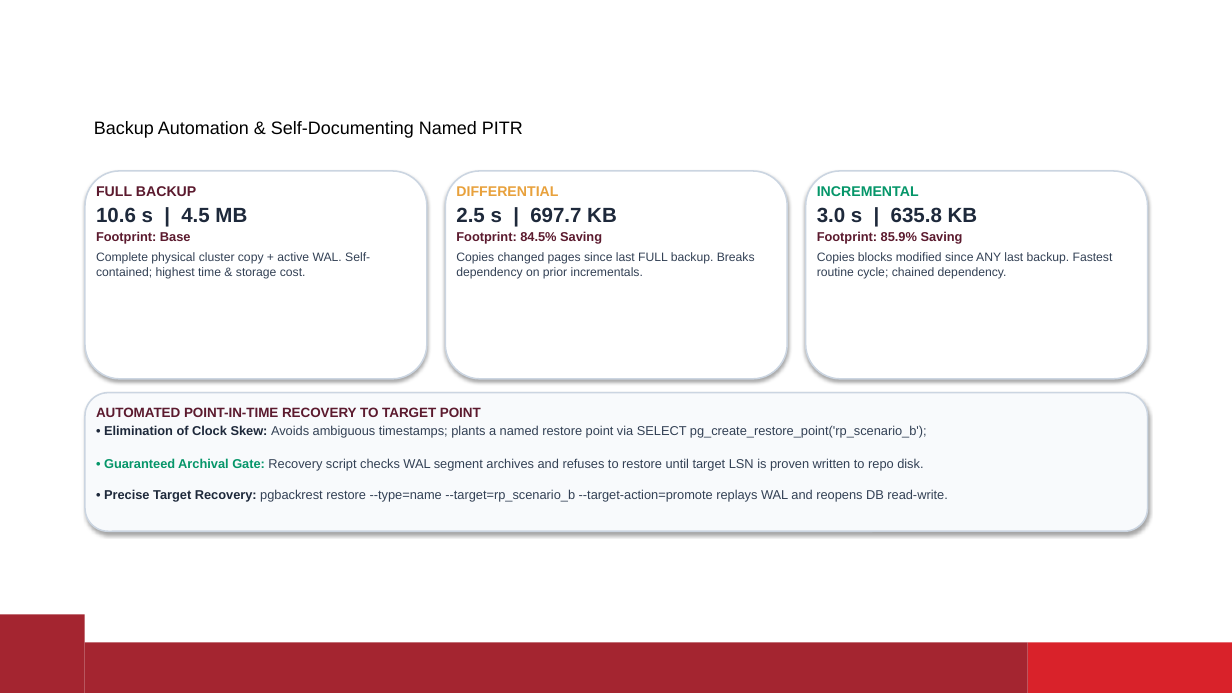
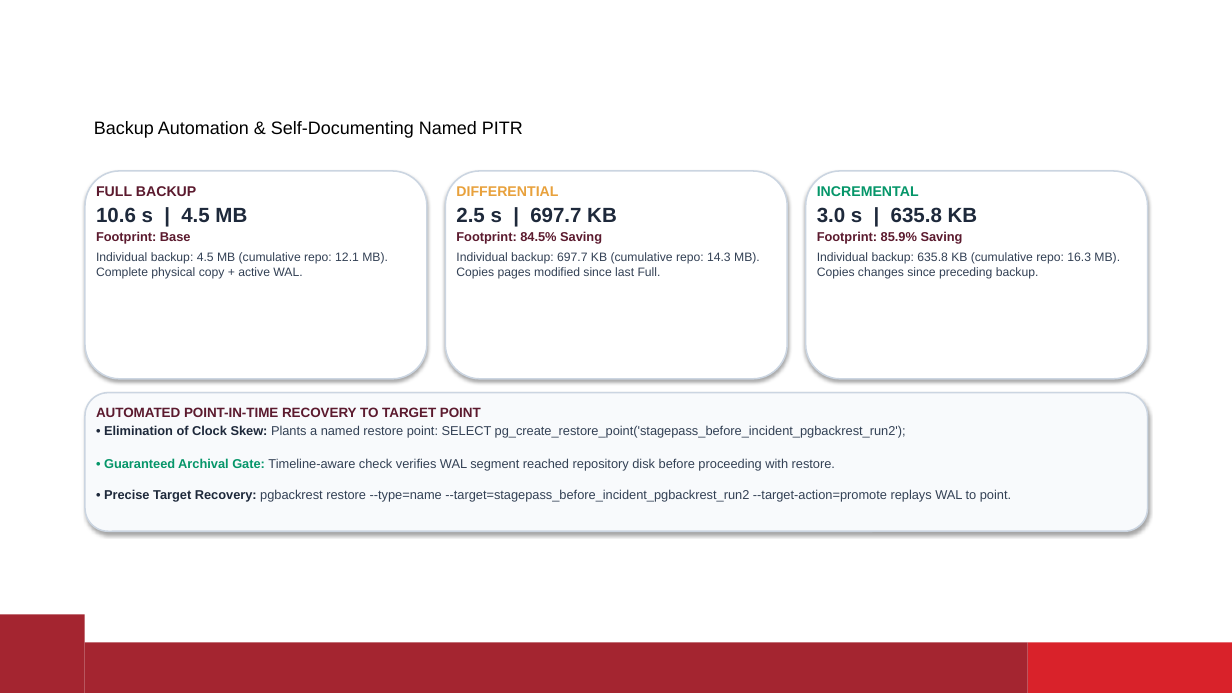
Before and after one commit to Aaryan-Sharma-5/devops_ia, a slide deck: slide 7 of docs/pgbackrest_ia_presentation.pptx. Drawn at 1232x693 pixels with LibreOffice and Linux fonts; fonts in the diff are those of the drawing; background and template pictures are left out. Boxes give left, top, right and bottom in pixels: in the first picture for what was removed or moved away, otherwise in the second. Text is boxed around its words. In the diff, an @@ line names an element or a change of style, - is before the commit and + after.

Commit message:
fix: address critical pre-submission review corrections for RPO claims, storage separation, and recovery guard assertions

```diff
--- a/docs/pgbackrest_ia_presentation.pptx
+++ b/docs/pgbackrest_ia_presentation.pptx
@@ text at [96, 252, 388, 279]: text changed @@
-Complete physical cluster copy + active WAL. Self-contained; highest time & storage cost.
+Individual backup: 4.5 MB (cumulative repo: 12.1 MB). Complete physical copy + active WAL.
@@ text at [456, 252, 760, 279]: text changed @@
-Copies changed pages since last FULL backup. Breaks dependency on prior incrementals.
+Individual backup: 697.7 KB (cumulative repo: 14.3 MB). Copies pages modified since last Full.
@@ text at [817, 252, 1120, 279]: text changed @@
-Copies blocks modified since ANY last backup. Fastest routine cycle; chained dependency.
+Individual backup: 635.8 KB (cumulative repo: 16.3 MB). Copies changes since preceding backup.
@@ text at [104, 425, 1011, 502]: text changed @@
-• Elimination of Clock Skew: Avoids ambiguous timestamps; plants a named restore point via SELECT pg_create_restore_point('rp_scenario_b');
-• Guaranteed Archival Gate: Recovery script checks WAL segment archives and refuses to restore until target LSN is proven written to repo disk.
-• Precise Target Recovery: pgbackrest restore --type=name --target=rp_scenario_b --target-action=promote replays WAL and reopens DB read-write.
+• Elimination of Clock Skew: Plants a named restore point: SELECT pg_create_restore_point('stagepass_before_incident_pgbackrest_run2');
+• Guaranteed Archival Gate: Timeline-aware check verifies WAL segment reached repository disk before proceeding with restore.
+• Precise Target Recovery: pgbackrest restore --type=name --target=stagepass_before_incident_pgbackrest_run2 --target-action=promote replays WAL to point.
```
Also in this commit, not shown: 8 other slides changed, 16 other files.
